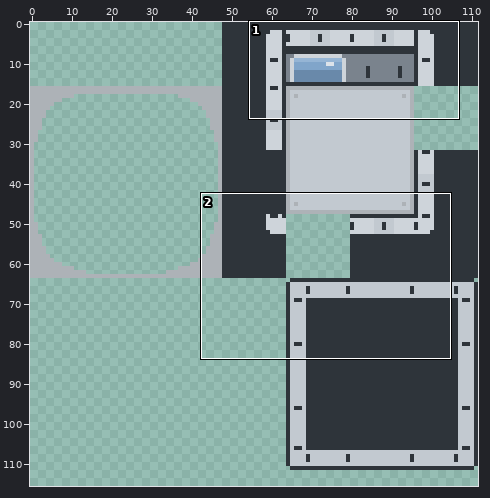
A pixel-art file gets an edit: assets/sprites/_aseprite/environment/tileset.aseprite. The picture above shows the old version from afar; the outline marks the close-up.
Close-up. As it was:
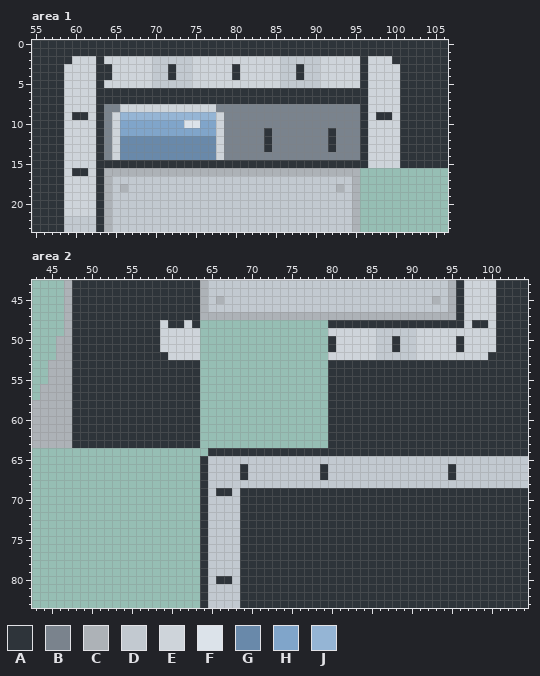
112x118 pixels, 1 frame. Colours within 5 levels of each other are drawn and written as one. Shown: area 1: x 55..106, y 0..23; area 2: x 43..104, y 43..83. The wide view leaves out empty margins.
Visible layers, top first: "Layer 3", "Layer 2", "Layer 1".
Palette (. is transparent): A #2e343a  B #7a838d  C #adb2b7  D #c2c9d0  E #ced4da  F #dce3ea  G #6989aa  H #80a5ca  J #95b5d5
Pixels before, area 1, first column x 55:
 0 AAAAAAAAAAAAAAAAAAAAAAAAAAAAAAAAAAAAAAAAAAAAAAAAAAAA
 1 AAAAAAAAAAAAAAAAAAAAAAAAAAAAAAAAAAAAAAAAAAAAAAAAAAAA
 2 AAAAAEEEAEEEEEEDDDDDEEEEEEEEEEEDDDDDEEEEEAEEEAAAAAAA
 3 AAAAEEEEAAEEEEEDDADDEEEEEAEEEEEDDADDEEEEEAEEEEAAAAAA
 4 AAAAEEEEAAEEEEEDDADDEEEEEAEEEEEDDADDEEEEEAEEEEAAAAAA
 5 AAAAEEEEAEEEEEEDDDDDEEEEEEEEEEEDDDDDEEEEEAEEEEAAAAAA
 6 AAAAEEEEAAAAAAAAAAAAAAAAAAAAAAAAAAAAAAAAAAEEEEAAAAAA
 7 AAAAEEEEAAAAAAAAAAAAAAAAAAAAAAAAAAAAAAAAAAEEEEAAAAAA
 8 AAAAEEEEABBEEEEEEEEEEEEBBBBBBBBBBBBBBBBBBAEEEEAAAAAA
 9 AAAAEAAEABEJJJJJJJJJJJJEBBBBBBBBBBBBBBBBBAEAAEAAAAAA
10 AAAAEEEEABEHHHHHHHHFFHHEBBBBBBBBBBBBBBBBBAEEEEAAAAAA
11 AAAAEEEEABEHHHHHHHHHHHHEBBBBBABBBBBBBABBBAEEEEAAAAAA
12 AAAAEEEEABEGGGGGGGGGGGGEBBBBBABBBBBBBABBBAEEEEAAAAAA
13 AAAAEEEEABEGGGGGGGGGGGGEBBBBBABBBBBBBABBBAEEEEAAAAAA
14 AAAAEEEEABEGGGGGGGGGGGGEBBBBBBBBBBBBBBBBBAEEEEAAAAAA
15 AAAAEEEEAAAAAAAAAAAAAAAAAAAAAAAAAAAAAAAAAAEEEEAAAAAA
16 AAAAEAAEACCCCCCCCCCCCCCCCCCCCCCCCCCCCCCCC...........
17 AAAAEEEEACDDDDDDDDDDDDDDDDDDDDDDDDDDDDDDC...........
18 AAAAEEEEACDCDDDDDDDDDDDDDDDDDDDDDDDDDDCDC...........
19 AAAAEEEEACDDDDDDDDDDDDDDDDDDDDDDDDDDDDDDC...........
20 AAAAEEEEACDDDDDDDDDDDDDDDDDDDDDDDDDDDDDDC...........
21 AAAAEEEEACDDDDDDDDDDDDDDDDDDDDDDDDDDDDDDC...........
22 AAAADDDDACDDDDDDDDDDDDDDDDDDDDDDDDDDDDDDC...........
23 AAAADDDDACDDDDDDDDDDDDDDDDDDDDDDDDDDDDDDC...........
Pixels before, area 2 (only the part around the change), first column x 43:
43 ....CAAAAAAAAAAAAAAAACDDDDDDDDDDDDDDDDDDDDDDDDDDDDDDCAEEEEAAAA
44 ....CAAAAAAAAAAAAAAAACDDDDDDDDDDDDDDDDDDDDDDDDDDDDDDCAEEEEAAAA
45 ....CAAAAAAAAAAAAAAAACDCDDDDDDDDDDDDDDDDDDDDDDDDDDCDCAEEEEAAAA
46 ....CAAAAAAAAAAAAAAAACDDDDDDDDDDDDDDDDDDDDDDDDDDDDDDCAEEEEAAAA
47 ....CAAAAAAAAAAAAAAAACCCCCCCCCCCCCCCCCCCCCCCCCCCCCCCCAEEEEAAAA
48 ....CAAAAAAAAAAAEAAEA................AAAAAAAAAAAAAAAAAEAAEAAAA
49 ....CAAAAAAAAAAAEEEEE................EEEEEEDDDDDEEEEEEEEEEAAAA
50 ...CCAAAAAAAAAAAEEEEE................AEEEEEDDADDEEEEEAEEEEAAAA
51 ...CCAAAAAAAAAAAEEEEE................AEEEEEDDADDEEEEEAEEEEAAAA
52 ...CCAAAAAAAAAAAAEEEE................EEEEEEDDDDDEEEEEEEEEAAAAA
53 ..CCCAAAAAAAAAAAAAAAA................AAAAAAAAAAAAAAAAAAAAAAAAA
54 ..CCCAAAAAAAAAAAAAAAA................AAAAAAAAAAAAAAAAAAAAAAAAA
55 ..CCCAAAAAAAAAAAAAAAA................AAAAAAAAAAAAAAAAAAAAAAAAA
56 .CCCCAAAAAAAAAAAAAAAA................AAAAAAAAAAAAAAAAAAAAAAAAA
57 .CCCCAAAAAAAAAAAAAAAA................AAAAAAAAAAAAAAAAAAAAAAAAA
58 CCCCCAAAAAAAAAAAAAAAA................AAAAAAAAAAAAAAAAAAAAAAAAA
59 CCCCCAAAAAAAAAAAAAAAA................AAAAAAAAAAAAAAAAAAAAAAAAA
60 CCCCCAAAAAAAAAAAAAAAA................AAAAAAAAAAAAAAAAAAAAAAAAA
61 CCCCCAAAAAAAAAAAAAAAA................AAAAAAAAAAAAAAAAAAAAAAAAA
62 CCCCCAAAAAAAAAAAAAAAA................AAAAAAAAAAAAAAAAAAAAAAAAA
63 CCCCCAAAAAAAAAAAAAAAA................AAAAAAAAAAAAAAAAAAAAAAAAA
64 ......................AAAAAAAAAAAAAAAAAAAAAAAAAAAAAAAAAAAAAAAA
65 .....................ADDDDDDDDDDDDDDDDDDDDDDDDDDDDDDDDDDDDDDDD
66 .....................ADDDDADDDDDDDDDADDDDDDDDDDDDDDDADDDDDDDDD
67 .....................ADDDDADDDDDDDDDADDDDDDDDDDDDDDDADDDDDDDDD
68 .....................ADDDDDDDDDDDDDDDDDDDDDDDDDDDDDDDDDDDDDDDD
69 .....................ADAADAAAAAAAAAAAAAAAAAAAAAAAAAAAAAAAAAAAA
70 .....................ADDDDAAAAAAAAAAAAAAAAAAAAAAAAAAAAAAAAAAAA
71 .....................ADDDDAAAAAAAAAAAAAAAAAAAAAAAAAAAAAAAAAAAA
72 .....................ADDDDAAAAAAAAAAAAAAAAAAAAAAAAAAAAAAAAAAAA
73 .....................ADDDDAAAAAAAAAAAAAAAAAAAAAAAAAAAAAAAAAAAA
74 .....................ADDDDAAAAAAAAAAAAAAAAAAAAAAAAAAAAAAAAAAAA
75 .....................ADDDDAAAAAAAAAAAAAAAAAAAAAAAAAAAAAAAAAAAA
76 .....................ADDDDAAAAAAAAAAAAAAAAAAAAAAAAAAAAAAAAAAAA
77 .....................ADDDDAAAAAAAAAAAAAAAAAAAAAAAAAAAAAAAAAAAA
78 .....................ADDDDAAAAAAAAAAAAAAAAAAAAAAAAAAAAAAAAAAAA
79 .....................ADDDDAAAAAAAAAAAAAAAAAAAAAAAAAAAAAAAAAAAA
80 .....................ADAADAAAAAAAAAAAAAAAAAAAAAAAAAAAAAAAAAAAA
81 .....................ADDDDAAAAAAAAAAAAAAAAAAAAAAAAAAAAAAAAAAAA
82 .....................ADDDDAAAAAAAAAAAAAAAAAAAAAAAAAAAAAAAAAAAA
83 .....................ADDDDAAAAAAAAAAAAAAAAAAAAAAAAAAAAAAAAAAAA
And afterwards:
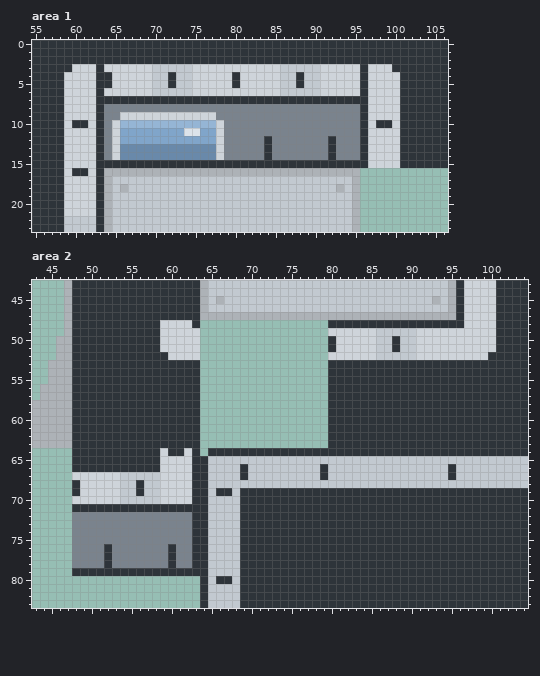
What changed:
{"where": "area 1, layer \"Layer 2\""}
{"y":2,"x":60,"old":"EEE","new":"AAA"}
{"y":2,"x":64,"old":"EEEEEEDDDDDEEEEEEEEEEEDDDDDEEEEE","new":"AAAAAAAAAAAAAAAAAAAAAAAAAAAAAAAA"}
{"y":2,"x":97,"old":"EEE","new":"AAA"}
{"y":3,"x":59,"old":"E","new":"A"}
{"y":3,"x":64,"old":"A","new":"E"}
{"y":3,"x":72,"old":"A","new":"D"}
{"y":3,"x":80,"old":"A","new":"E"}
{"y":3,"x":88,"old":"A","new":"D"}
{"y":3,"x":100,"old":"E","new":"A"}
{"y":5,"x":64,"old":"E","new":"A"}
{"y":5,"x":72,"old":"D","new":"A"}
{"y":5,"x":80,"old":"E","new":"A"}
{"y":5,"x":88,"old":"D","new":"A"}
{"y":6,"x":64,"old":"AAAAAAAAAAAAAAAAAAAAAAAAAAAAAAAA","new":"EEEEEEDDDDDEEEEEEEEEEEDDDDDEEEEE"}
{"y":8,"x":66,"old":"EEEEEEEEEEEE","new":"BBBBBBBBBBBB"}
{"y":9,"x":60,"old":"AA","new":"EE"}
{"y":9,"x":65,"old":"EJJJJJJJJJJJJE","new":"BEEEEEEEEEEEEB"}
{"y":9,"x":98,"old":"AA","new":"EE"}
{"y":10,"x":60,"old":"EE","new":"AA"}
{"y":10,"x":66,"old":"HHHHHHHHFFHH","new":"JJJJJJJJJJJJ"}
{"y":10,"x":98,"old":"EE","new":"AA"}
{"y":11,"x":74,"old":"HH","new":"FF"}
{"y":11,"x":84,"old":"A","new":"B"}
{"y":11,"x":92,"old":"A","new":"B"}
{"y":12,"x":66,"old":"GGGGGGGGGGGG","new":"HHHHHHHHHHHH"}
{"y":14,"x":84,"old":"B","new":"A"}
{"y":14,"x":92,"old":"B","new":"A"}
{"where": "area 2, layer \"Layer 2\""}
{"y":48,"x":60,"old":"AA","new":"EE"}
{"y":48,"x":98,"old":"AA","new":"EE"}
{"y":50,"x":96,"old":"A","new":"E"}
{"y":51,"x":96,"old":"A","new":"E"}
{"y":64,"x":48,"old":"................","new":"AAAAAAAAAAAEAAEA"}
{"y":65,"x":48,"old":"................","new":"AAAAAAAAAAAEEEEA"}
{"y":66,"x":48,"old":"................","new":"AAAAAAAAAAAEEEEA"}
{"y":67,"x":48,"old":"................","new":"EEEEEEDDDDDEEEEA"}
{"y":68,"x":48,"old":"................","new":"AEEEEEDDADDEEEEA"}
{"y":69,"x":48,"old":"................","new":"AEEEEEDDADDEEEEA"}
{"y":70,"x":48,"old":"................","new":"EEEEEEDDDDDEEEEA"}
{"y":71,"x":48,"old":"................","new":"AAAAAAAAAAAAAAAA"}
{"y":72,"x":48,"old":"................","new":"BBBBBBBBBBBBBBBA"}
{"y":73,"x":48,"old":"................","new":"BBBBBBBBBBBBBBBA"}
{"y":74,"x":48,"old":"................","new":"BBBBBBBBBBBBBBBA"}
{"y":75,"x":48,"old":"................","new":"BBBBBBBBBBBBBBBA"}
{"y":76,"x":48,"old":"................","new":"BBBBABBBBBBBABBA"}
{"y":77,"x":48,"old":"................","new":"BBBBABBBBBBBABBA"}
{"y":78,"x":48,"old":"................","new":"BBBBABBBBBBBABBA"}
{"y":79,"x":48,"old":"................","new":"AAAAAAAAAAAAAAAA"}
{"label":"changed","picture_box":[64,56,400,160]}
{"label":"changed","picture_box":[168,320,184,328]}
{"label":"changed","picture_box":[456,320,488,352]}
{"label":"added","picture_box":[72,448,200,576]}
